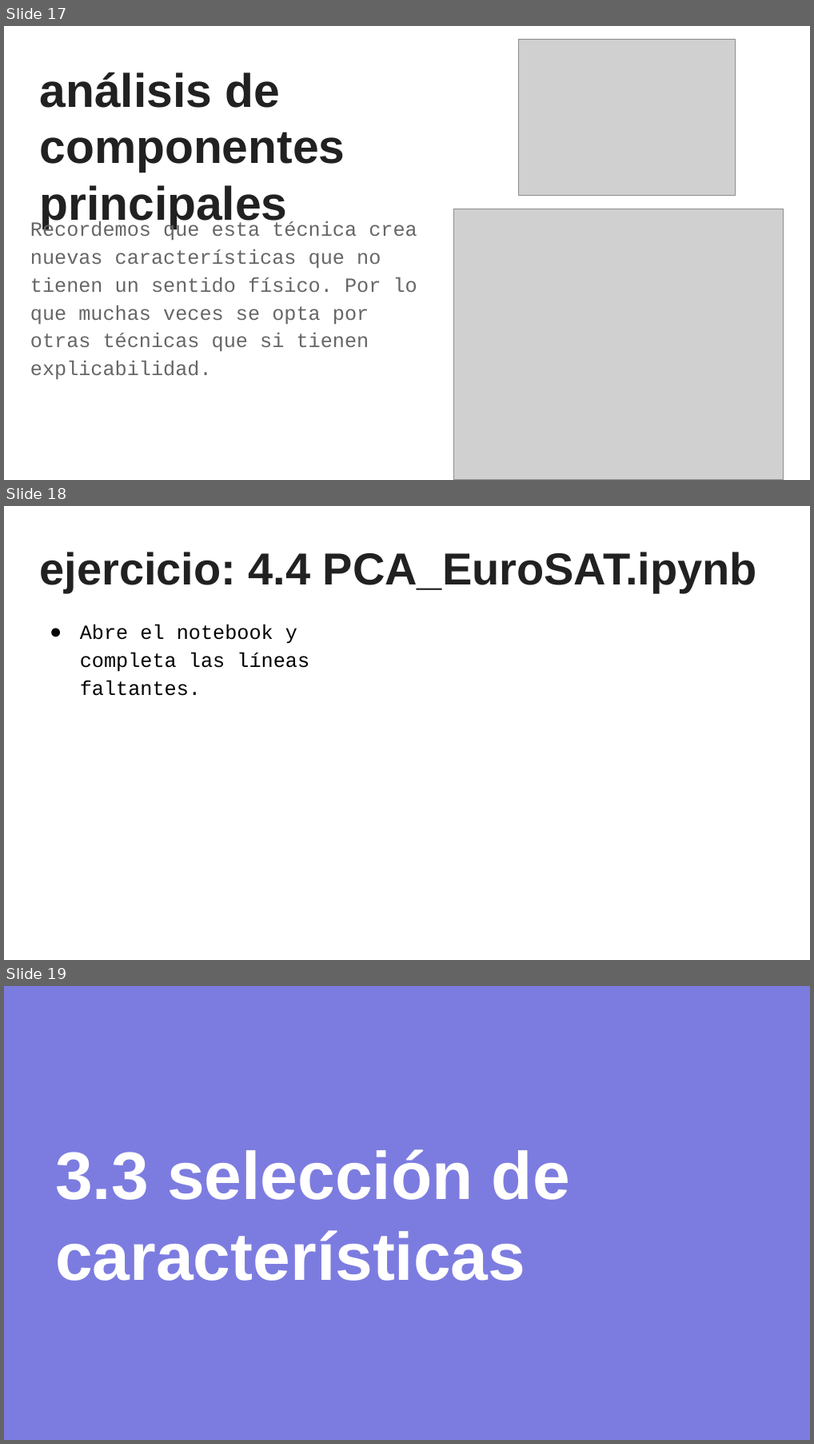
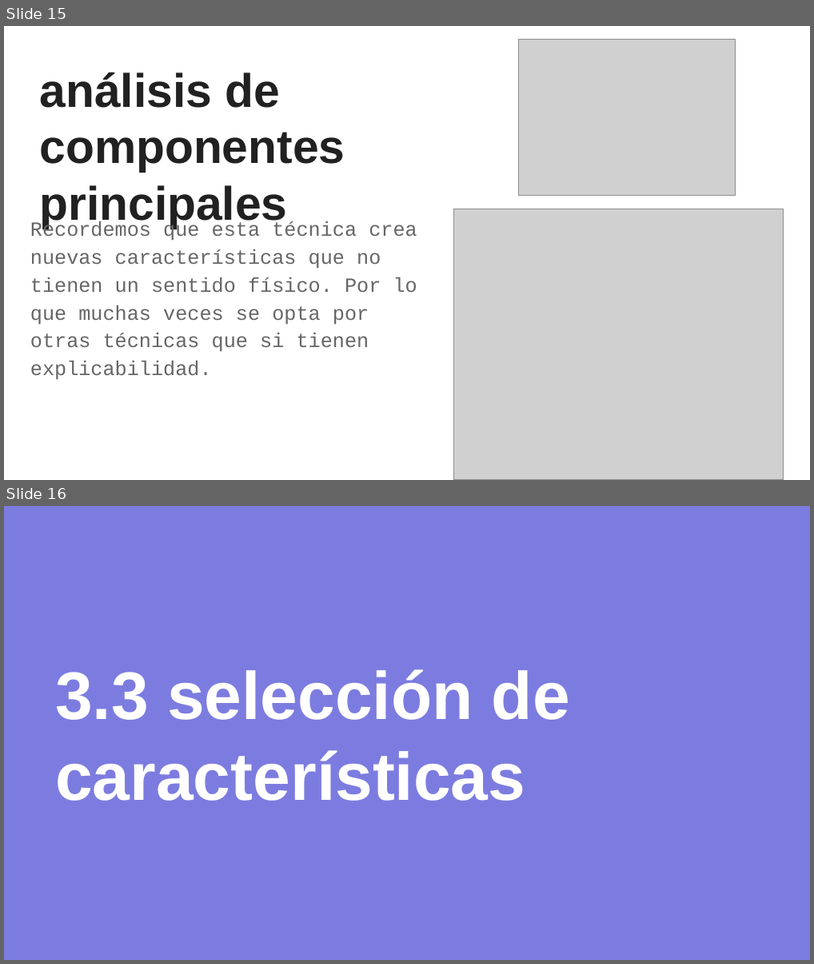
Before and after one commit to sainosmichelle/sainosmichelle.github.io, a slide deck: assets/files/Tema4/4. Selección de características.pptx. Shown one above the other, each under a label of ours: slides 17, 18 and 19 before the commit, slides 15 and 16 after it. The pictures are 814x1444 and 814x964 pixels, drawn with LibreOffice and Linux fonts; fonts in the diff are those of the drawing; grey boxes stand for pictures. Boxes give left, top, right and bottom in pixels: in the first picture for what was removed or moved away, otherwise in the second. Text is boxed around its words. In the diff, an @@ line names an element or a change of style, - is before the commit and + after.

```diff
--- a/assets/files/Tema4/4. Selección de características.pptx
+++ b/assets/files/Tema4/4. Selección de características.pptx
@@ slide 18 removed at (4, 506, 810, 960), background #FFFFFF @@
@@ title removed at (39, 552, 758, 592) @@
-ejercicio: 4.4 PCA_EuroSAT.ipynb
@@ text removed at (80, 624, 310, 696) @@
-● Abre el notebook y completa las líneas faltantes.
@@ what was slide 17 is now slide 15 @@
@@ what was slide 19 is now slide 16 @@
```
Also in this commit, not shown: 1 slide changed, 3 slides added, 6 other slides removed, 6 other files.
